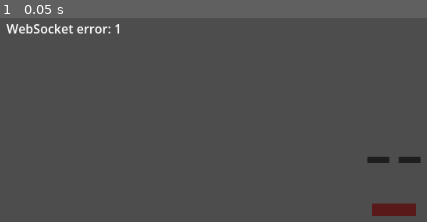
Above: before the commit, frame 1.
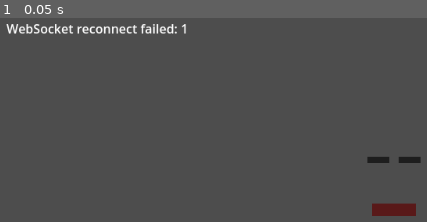
Above: after the commit, the same moment.

Repository: MNLBCK/Clawface
Game: Godot game, scene res://Main.tscn
Same seed, same stepped clock (60 frames per second), same inputs: the game is played once before the commit and once after it.
Inputs:
- Up to frame 1 (0.05 s): no input

The runs differ from the first frame. In frame 1, 0.6% of the frame differs, in the area x 18-44%, y 2-8%.
Error before the commit: Invalid call. Nonexistent function 'add_animation' in base 'AnimationPlayer'. (res://scripts/avatar.gd:126)

Commit message:
fix: address PR review thread feedback for server and godot runtime
Agent-Logs-Url: https://github.com/MNLBCK/Clawface/sessions/6688ba09-a264-4c44-9e7c-fb44cc8a67eb

Co-authored-by: MNLBCK <640854+MNLBCK@users.noreply.github.com>

Diff:
--- a/godot/scripts/avatar.gd
+++ b/godot/scripts/avatar.gd
@@ -20,12 +20,18 @@
 @onready var upper_eyelid_bone: Bone2D = $Skeleton2D/UpperEyelidBone
 @onready var lower_eyelid_bone: Bone2D = $Skeleton2D/LowerEyelidBone
 @onready var animation_player: AnimationPlayer = $AnimationPlayer
+var animation_library: AnimationLibrary
 
 var current_emotion := "idle"
 var blink_timer := 0.0
 var puzzled_tremor_phase := 0.0
 
 func _ready() -> void:
+    animation_library = animation_player.get_animation_library("")
+    if animation_library == null:
+        animation_library = AnimationLibrary.new()
+        animation_player.add_animation_library("", animation_library)
+
     _ensure_animation("idle", Vector2(1.0, 1.0), DEFAULT_HEAD_POSITION, 0.0, 0.0, 0.0)
     _ensure_animation("begging", Vector2(1.0, 1.0), BEGGING_HEAD_POSITION, 4.0, 8.0, -6.0)
     _ensure_animation("puzzled", Vector2(1.0, 1.0), DEFAULT_HEAD_POSITION, 0.0, -10.0, 7.0)
@@ -90,14 +96,14 @@
             puzzled_tremor_phase = 0.0
 
 func _ensure_animation(
-    name: String,
+    anim_name: String,
     body_scale: Vector2,
     head_position: Vector2,
     head_rotation: float,
     upper_eyelid_rotation: float,
     lower_eyelid_rotation: float
 ) -> void:
-    if animation_player.has_animation(name):
+    if animation_library.has_animation(anim_name):
         return
 
     var animation := Animation.new()
@@ -123,4 +129,4 @@
     animation.track_set_path(lower_eyelid_track, NodePath("Skeleton2D/LowerEyelidBone:rotation_degrees"))
     animation.track_insert_key(lower_eyelid_track, 0.0, lower_eyelid_rotation)
 
-    animation_player.add_animation(name, animation)
+    animation_library.add_animation(anim_name, animation)
--- a/godot/scripts/main.gd
+++ b/godot/scripts/main.gd
@@ -1,23 +1,29 @@
 extends Node2D
+
+const WS_URL := "ws://127.0.0.1:8000/ws"
+const RECONNECT_INTERVAL_SECONDS := 2.0
 
 @onready var status_label: Label = $CanvasLayer/StatusLabel
 @onready var avatar = $Avatar
 
 var socket := WebSocketPeer.new()
 var connected := false
+var reconnect_timer := 0.0
 
 func _ready() -> void:
-    var err := socket.connect_to_url("ws://127.0.0.1:8000/ws")
-    if err != OK:
-        status_label.text = "WebSocket error: %s" % err
+    _attempt_reconnect()
 
-func _process(_delta: float) -> void:
+func _process(delta: float) -> void:
     socket.poll()
     var state := socket.get_ready_state()
 
     if state == WebSocketPeer.STATE_OPEN and not connected:
         connected = true
         status_label.text = "WebSocket: connected"
+    elif state == WebSocketPeer.STATE_CLOSED and not connected:
+        reconnect_timer -= delta
+        if reconnect_timer <= 0.0:
+            _attempt_reconnect()
     elif state != WebSocketPeer.STATE_OPEN and connected:
         connected = false
         status_label.text = "WebSocket: disconnected"
@@ -26,3 +32,9 @@
         var payload := JSON.parse_string(socket.get_packet().get_string_from_utf8())
         if payload is Dictionary:
             avatar.apply_avatar_payload(payload)
+
+func _attempt_reconnect() -> void:
+    var err := socket.connect_to_url(WS_URL)
+    reconnect_timer = RECONNECT_INTERVAL_SECONDS
+    if err != OK:
+        status_label.text = "WebSocket reconnect failed: %s" % err
Not shown, changed: README.md
Not shown, changed: server.py
